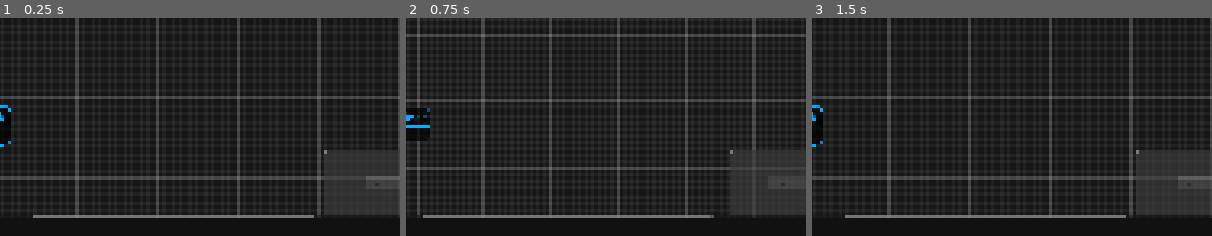
Above: before the commit, frames 1-3 (left to right).
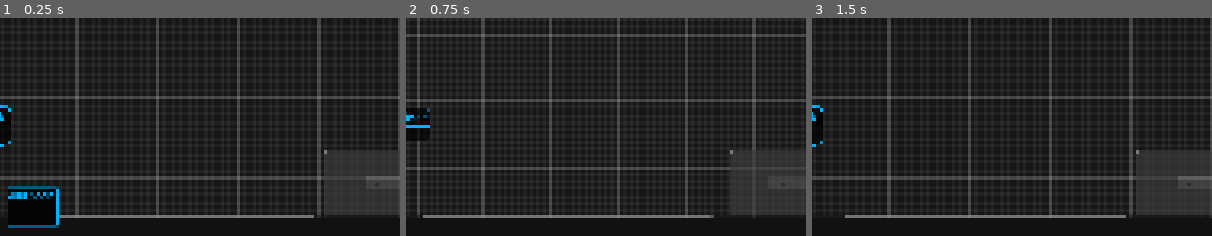
Above: after the commit, the same moments.

Repository: Phillip383/StoryGraph
Game: Godot game, scene res://scenes/UI/Editor/graph_editor.tscn
Two runs of this game, one before a commit and one after it. Both use one fixed random seed, a clock stepped at 60 frames per second and the inputs below. Before the commit the project starts from res://scenes/UI/graph_editor.tscn.
Inputs (mouse positions are % of the whole screen's width and height, from its top left):
- Up to frame 1 (0.25 s): no input
- Up to frame 2 (0.75 s): click (17, 9) at 0.5 s
- Up to frame 3 (1.5 s): click (20, 9) at 1.25 s
The pictures show only the part of the screen within x 47-97%, y 7-57%; the shares and areas given below are measured in that part.

The runs differ from the first frame. In frame 1, 1.5% of the frame differs, in the area x 2-15%, y 77-97%; in frame 2, nothing differs; in frame 3, nothing differs.

Commit message:
Adding Nodes to graph via a context popup menu.

Diff:
--- a/scenes/UI/graph_editor.tscn
+++ b/scenes/UI/Editor/graph_editor.tscn
@@ -1,14 +1,14 @@
 [gd_scene load_steps=11 format=3 uid="uid://bjq3ex5xqh4to"]
 
-[ext_resource type="PackedScene" uid="uid://du7x8jpfvub1w" path="res://scenes/UI/menu_bar.tscn" id="1_fgo7h"]
+[ext_resource type="PackedScene" uid="uid://du7x8jpfvub1w" path="res://scenes/UI/Editor/menu_bar.tscn" id="1_fgo7h"]
 [ext_resource type="Script" uid="uid://dl0tutpbikpck" path="res://scripts/editor/graph_editor.gd" id="1_h0swr"]
-[ext_resource type="PackedScene" uid="uid://c8qxe00r5a84q" path="res://scenes/UI/graph.tscn" id="1_ot8g1"]
+[ext_resource type="PackedScene" uid="uid://c8qxe00r5a84q" path="res://scenes/UI/Graph/graph.tscn" id="1_ot8g1"]
 [ext_resource type="Theme" uid="uid://wro5ncgxmqmq" path="res://story_graph_theme.tres" id="1_wjrqj"]
 [ext_resource type="PackedScene" uid="uid://bsdca22cutwdk" path="res://scenes/UI/Inspectors/inspector_container.tscn" id="4_h0swr"]
 [ext_resource type="PackedScene" uid="uid://b1ruqpcnl1fhv" path="res://scenes/UI/Inspectors/inspector_tree.tscn" id="4_tixvr"]
 [ext_resource type="PackedScene" uid="uid://cb26resk8d7gq" path="res://scenes/UI/Inspectors/inspector_list.tscn" id="5_nxgem"]
 [ext_resource type="PackedScene" uid="uid://cfhnqaiw8smg4" path="res://scenes/UI/Inspectors/inspector_editor.tscn" id="6_nxgem"]
-[ext_resource type="PackedScene" uid="uid://dhrg7t8ktb4jq" path="res://scenes/UI/graph_node_base.tscn" id="7_t3iyb"]
+[ext_resource type="PackedScene" uid="uid://dhrg7t8ktb4jq" path="res://scenes/UI/Graph/graph_node_base.tscn" id="7_t3iyb"]
 
 [sub_resource type="StyleBoxFlat" id="StyleBoxFlat_fgo7h"]
 bg_color = Color(0.019607844, 0.019607844, 0.019607844, 0.8352941)
@@ -55,9 +55,7 @@
 
 [node name="InspectorContainer" parent="PanelContainer/MarginContainer/Main_C/VSplitContainer/StoryLines_Graph_C" instance=ExtResource("4_h0swr")]
 layout_mode = 2
-
-[node name="Name_MC" parent="PanelContainer/MarginContainer/Main_C/VSplitContainer/StoryLines_Graph_C/InspectorTree/VBoxContainer" index="0"]
-theme = null
+current_tab = 0
 
 [node name="Story Lines" parent="PanelContainer/MarginContainer/Main_C/VSplitContainer/StoryLines_Graph_C/InspectorContainer" instance=ExtResource("4_tixvr")]
 layout_mode = 2
@@ -67,14 +65,13 @@
 custom_minimum_size = Vector2(1500, 0)
 layout_mode = 2
 size_flags_horizontal = 3
-scroll_offset = Vector2(0, -32)
 
 [node name="GraphNodeBase" parent="PanelContainer/MarginContainer/Main_C/VSplitContainer/StoryLines_Graph_C/Graph" instance=ExtResource("7_t3iyb")]
 layout_mode = 1
 offset_left = 441.0
-offset_top = 250.0
+offset_top = 218.0
 offset_right = 641.0
-offset_bottom = 350.0
+offset_bottom = 318.0
 mouse_filter = 1
 position_offset = Vector2(441, 218)
 
@@ -92,6 +89,7 @@
 
 [node name="Node Details" parent="PanelContainer/MarginContainer/Main_C/VSplitContainer/HSplitContainer/InspectorContainer" instance=ExtResource("5_nxgem")]
 layout_mode = 2
+metadata/_tab_index = 0
 
 [node name="InspectorContainer2" parent="PanelContainer/MarginContainer/Main_C/VSplitContainer/HSplitContainer" instance=ExtResource("4_h0swr")]
 layout_mode = 2
--- /dev/null
+++ b/scenes/UI/Graph/Menus/graph_node_menu.tscn
@@ -0,0 +1,14 @@
+[gd_scene load_steps=3 format=3 uid="uid://c7xdg8k5bdgco"]
+
+[ext_resource type="Script" uid="uid://b7d4weic6eoos" path="res://scripts/graph_system/graph_node_menu.gd" id="1_l675i"]
+[ext_resource type="PackedScene" uid="uid://dhrg7t8ktb4jq" path="res://scenes/UI/Graph/graph_node_base.tscn" id="2_72gc7"]
+
+[node name="GraphNodeMenu" type="PopupMenu"]
+oversampling_override = 1.0
+initial_position = 4
+visible = true
+item_count = 1
+item_0/text = "add node"
+item_0/id = 0
+script = ExtResource("1_l675i")
+GraphNodeTypes = Array[PackedScene]([ExtResource("2_72gc7")])
--- /dev/null
+++ b/scenes/UI/Graph/graph.tscn
@@ -0,0 +1,19 @@
+[gd_scene load_steps=3 format=3 uid="uid://c8qxe00r5a84q"]
+
+[ext_resource type="Script" uid="uid://duh4yccltdvp" path="res://scripts/graph_system/graph.gd" id="1_rqtha"]
+[ext_resource type="PackedScene" uid="uid://c7xdg8k5bdgco" path="res://scenes/UI/Graph/Menus/graph_node_menu.tscn" id="2_pehdu"]
+
+[node name="Graph" type="GraphEdit"]
+anchors_preset = 15
+anchor_right = 1.0
+anchor_bottom = 1.0
+grow_horizontal = 2
+grow_vertical = 2
+size_flags_horizontal = 3
+size_flags_vertical = 3
+script = ExtResource("1_rqtha")
+context_menu_offset = Vector2i(320, 0)
+
+[node name="GraphNodeMenu" parent="." instance=ExtResource("2_pehdu")]
+initial_position = 0
+position = Vector2i(940, 490)
--- a/scenes/UI/graph_node_base.tscn
+++ b/scenes/UI/Graph/graph_node_base.tscn
@@ -5,8 +5,17 @@
 [node name="GraphNodeBase" type="GraphNode"]
 editor_description = "The base node to derive other types of nodes from."
 custom_minimum_size = Vector2(200, 100)
-offset_right = 122.0
-offset_bottom = 41.0
+anchors_preset = 8
+anchor_left = 0.5
+anchor_top = 0.5
+anchor_right = 0.5
+anchor_bottom = 0.5
+offset_left = -100.0
+offset_top = -50.0
+offset_right = 100.0
+offset_bottom = 50.0
+grow_horizontal = 2
+grow_vertical = 2
 size_flags_horizontal = 3
 size_flags_vertical = 3
 theme = ExtResource("1_6nrn1")
--- a/scenes/UI/graph.tscn
+++ /dev/null
@@ -1,11 +0,0 @@
-[gd_scene load_steps=2 format=3 uid="uid://c8qxe00r5a84q"]
-
-[ext_resource type="Script" uid="uid://duh4yccltdvp" path="res://scripts/graph_system/graph.gd" id="1_rqtha"]
-
-[node name="Graph" type="GraphEdit"]
-anchors_preset = 15
-anchor_right = 1.0
-anchor_bottom = 1.0
-grow_horizontal = 2
-grow_vertical = 2
-script = ExtResource("1_rqtha")
--- a/scripts/graph_system/graph.gd
+++ b/scripts/graph_system/graph.gd
@@ -1,11 +1,17 @@
 extends GraphEdit
 
+@export var context_menu_offset := Vector2i.ZERO ## The offset to spawn the contextual from the mouse cursor
+
+@onready var context_menu = $"GraphNodeMenu"
 
 # Called when the node enters the scene tree for the first time.
 func _ready() -> void:
-	pass
-
+	popup_request.connect(_on_popup_request)
 
 # Called every frame. 'delta' is the elapsed time since the previous frame.
 func _process(_delta: float) -> void:
 	pass
+
+func _on_popup_request(location : Vector2):
+	context_menu.position = Vector2i(location) + context_menu_offset
+	context_menu.show()
--- /dev/null
+++ b/scripts/graph_system/graph_node_menu.gd
@@ -0,0 +1,21 @@
+extends PopupMenu
+
+@export var GraphNodeTypes : Array[PackedScene]
+
+var ADD_NODE_ID := 0
+
+# Called when the node enters the scene tree for the first time.
+func _ready() -> void:
+	id_pressed.connect(_on_selection)
+
+# Called every frame. 'delta' is the elapsed time since the previous frame.
+func _process(_delta: float) -> void:
+	pass
+
+func _on_selection(id : int):
+	match id:
+		ADD_NODE_ID:
+			var graph = get_parent() as GraphEdit
+			var new_node = GraphNodeTypes[0].instantiate() as GraphElement
+			new_node.position_offset = graph.get_local_mouse_position()
+			graph.add_child(new_node)
Renamed: scenes/UI/menu_bar.tscn -> scenes/UI/Editor/menu_bar.tscn
Not shown, added: scripts/graph_system/graph_node_menu.gd.uid
